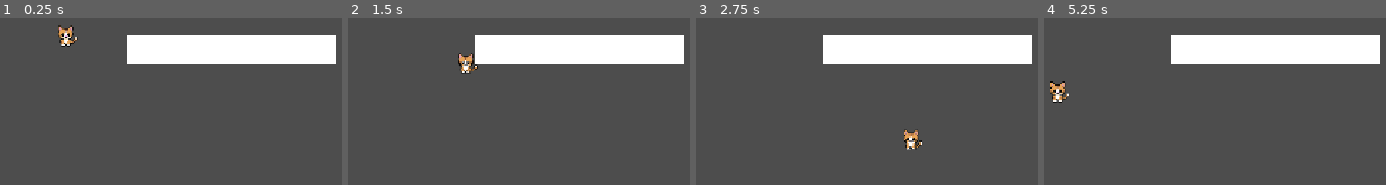
Above: before the commit, frames 1-4 (left to right).
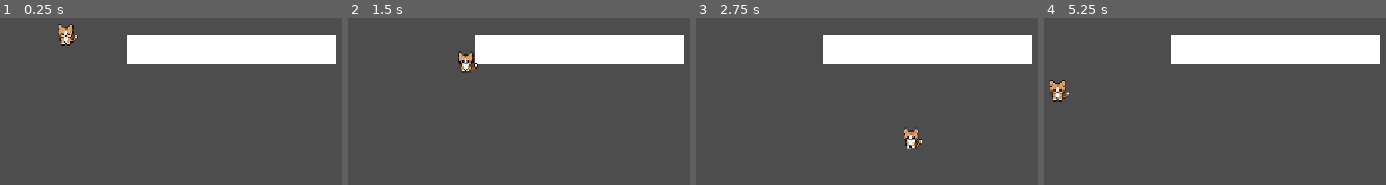
Above: after the commit, the same moments.

Repository: Kysuke727/pixelcat
Game: Godot game, scene res://scenes/main.tscn
Two runs of this game, one before a commit and one after it. Both use one fixed random seed, a clock stepped at 60 frames per second and the inputs below.
Inputs:
- Up to frame 1 (0.25 s): no input
- Up to frame 2 (1.5 s): tap Enter at 0.5 s; hold D (move_right) 0.53-1.28 s; tap Space at 1.25 s; hold S (move_down) from 1.28 s (still down)
- Up to frame 3 (2.75 s): release S (move_down) at 2.03 s; hold D (move_right) from 2.03 s (still down)
- Up to frame 4 (5.25 s): release D (move_right) at 2.78 s; hold W (move_up) 2.78-3.53 s; hold A (move_left) 3.53-5.03 s; hold S (move_down) from 5.03 s (still down)

The runs differ from the first frame. In frame 1, 0.4% of the frame differs, in the area x 16-23%, y 3-18%; in frame 2, 0.4%; in frame 3, 0.4%; in frame 4, 0.5%, in the area x 1-8%, y 37-51%.

Commit message:
feat: add idle blink animation

Diff:
--- a/scenes/player/cat.tscn
+++ b/scenes/player/cat.tscn
@@ -2,17 +2,60 @@
 
 [ext_resource type="Script" uid="uid://cghaa230a28" path="res://scenes/player/cat_controller.gd" id="1_u6cqk"]
 [ext_resource type="Texture2D" uid="uid://cblwyhj6xjqy2" path="res://assets/characters/cat/first_cat.png" id="2_m24ub"]
+[ext_resource type="Texture2D" uid="uid://c2j8mx443qwxs" path="res://assets/characters/cat/idle_blink.png" id="3_fvnai"]
 
 [sub_resource type="RectangleShape2D" id="RectangleShape2D_o5qli"]
 size = Vector2(21, 15)
+
+[sub_resource type="AtlasTexture" id="AtlasTexture_1nr4i"]
+atlas = ExtResource("3_fvnai")
+region = Rect2(0, 0, 64, 64)
+
+[sub_resource type="AtlasTexture" id="AtlasTexture_vtrk7"]
+atlas = ExtResource("3_fvnai")
+region = Rect2(64, 0, 64, 64)
+
+[sub_resource type="AtlasTexture" id="AtlasTexture_yunju"]
+atlas = ExtResource("3_fvnai")
+region = Rect2(128, 0, 64, 64)
+
+[sub_resource type="AtlasTexture" id="AtlasTexture_s2nwn"]
+atlas = ExtResource("3_fvnai")
+region = Rect2(192, 0, 64, 64)
+
+[sub_resource type="SpriteFrames" id="SpriteFrames_ab0bu"]
+animations = [{
+"frames": [{
+"duration": 1.0,
+"texture": SubResource("AtlasTexture_1nr4i")
+}, {
+"duration": 1.0,
+"texture": SubResource("AtlasTexture_vtrk7")
+}, {
+"duration": 1.0,
+"texture": SubResource("AtlasTexture_yunju")
+}, {
+"duration": 1.0,
+"texture": SubResource("AtlasTexture_s2nwn")
+}],
+"loop": 1,
+"name": &"idle",
+"speed": 3.0
+}]
 
 [node name="Cat" type="CharacterBody2D" unique_id=211071589]
 script = ExtResource("1_u6cqk")
 
 [node name="Sprite2D" type="Sprite2D" parent="." unique_id=782726021]
+visible = false
 position = Vector2(0, 2)
 texture = ExtResource("2_m24ub")
 
 [node name="CollisionShape2D" type="CollisionShape2D" parent="." unique_id=766384723]
 position = Vector2(-3.5, 8.5)
 shape = SubResource("RectangleShape2D_o5qli")
+
+[node name="AnimatedSprite2D" type="AnimatedSprite2D" parent="." unique_id=1139835518]
+sprite_frames = SubResource("SpriteFrames_ab0bu")
+animation = &"idle"
+frame_progress = 0.6755392
--- a/scenes/player/cat_controller.gd
+++ b/scenes/player/cat_controller.gd
@@ -1,7 +1,8 @@
 extends CharacterBody2D
-
 const SPEED = 200.0
-
+@onready var animated_sprite = $AnimatedSprite2D
+func _ready():
+	animated_sprite.play("idle")
 func _physics_process(delta):
 	var direction = Input.get_vector(
 		"move_left",
Binary file changed: assets/characters/cat/first_cat.aseprite
Binary file added: assets/characters/cat/idle_blink.png
Not shown, added: assets/characters/cat/idle_blink.png.import
